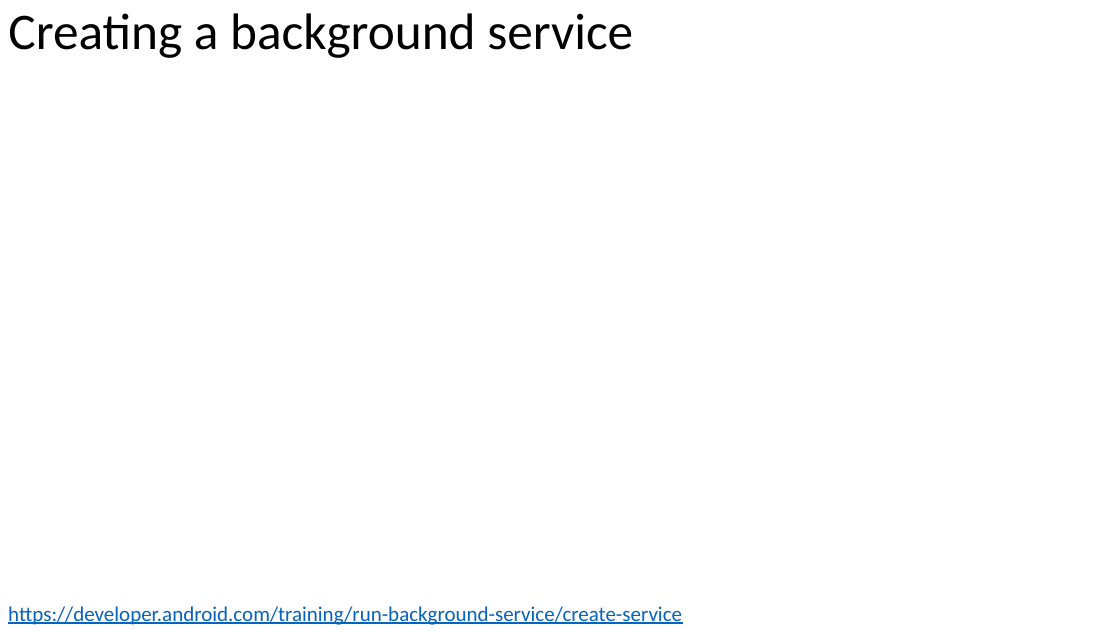
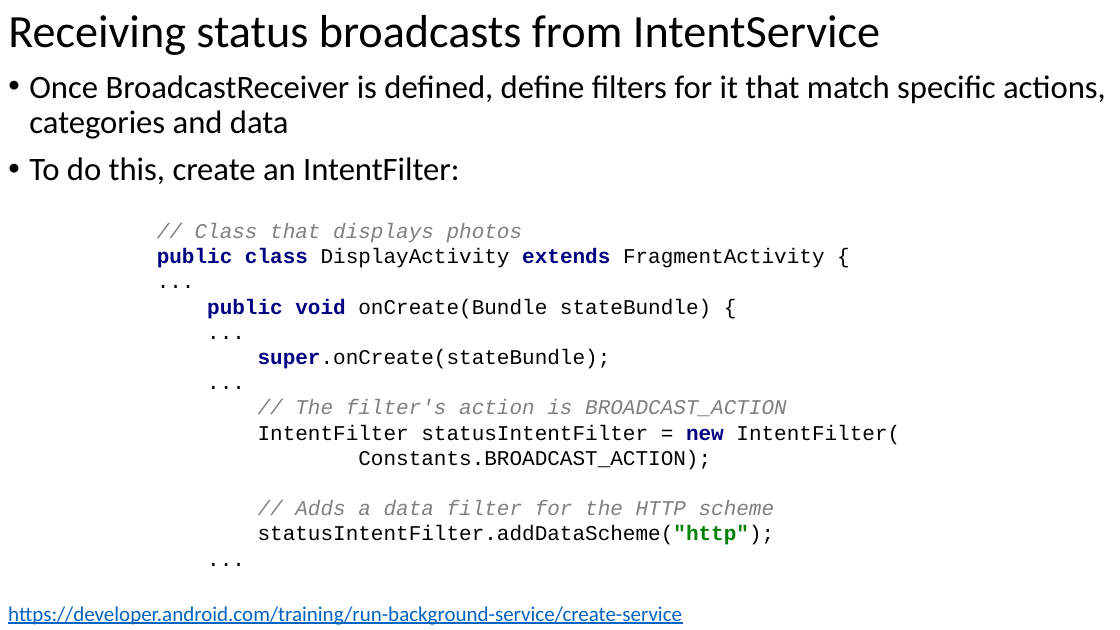
Before and after one commit to russellu/cs230, a slide deck: slide 26 of Lecture_08.pptx (slide 25 before the commit). Drawn at 1120x630 pixels with LibreOffice and Linux fonts; fonts in the diff are those of the drawing. Boxes give left, top, right and bottom in pixels: in the first picture for what was removed or moved away, otherwise in the second. Text is boxed around its words. In the diff, an @@ line names an element or a change of style, - is before the commit and + after.

```diff
--- a/Lecture_08.pptx
+++ b/Lecture_08.pptx
@@ title at bbox=[8, 15, 880, 55]: text changed; size 44 to 39.6 pt @@
-Creating a background service
+Receiving status broadcasts from IntentService
@@ text added at bbox=[29, 75, 1106, 184], 28 pt, text #000000 @@
+• Once BroadcastReceiver is defined, define filters for it that match specific actions, categories and data
+• To do this, create an IntentFilter:
@@ text added at bbox=[157, 223, 900, 545], 18 pt, text #000000 @@
+// Class that displays photos
+public class DisplayActivity extends FragmentActivity {
+...
+public void onCreate(Bundle stateBundle) {
+...
+super.onCreate(stateBundle);
+...
+// The filter's action is BROADCAST_ACTION
+IntentFilter statusIntentFilter = new IntentFilter(
+Constants.BROADCAST_ACTION);
+// Adds a data filter for the HTTP scheme
+statusIntentFilter.addDataScheme("http");
+...
```
Also in this commit, not shown: 5 other slides changed, 5 slides added, 1 slide removed.
